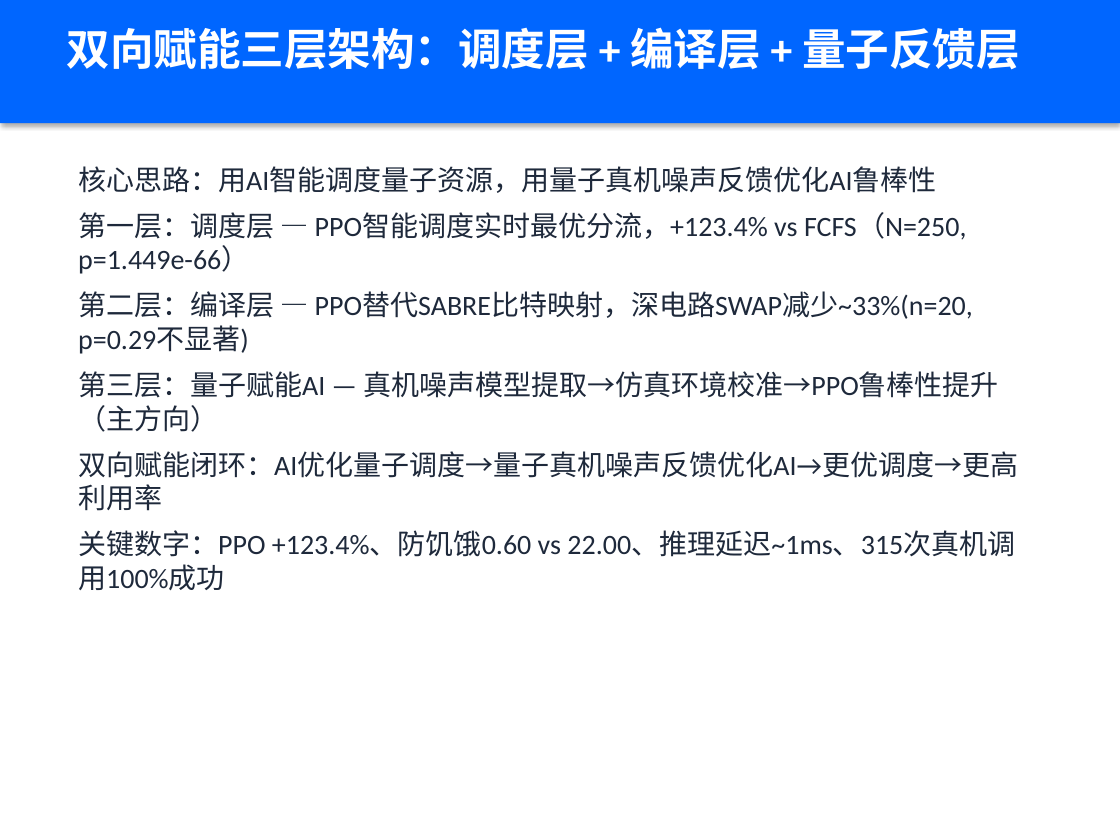
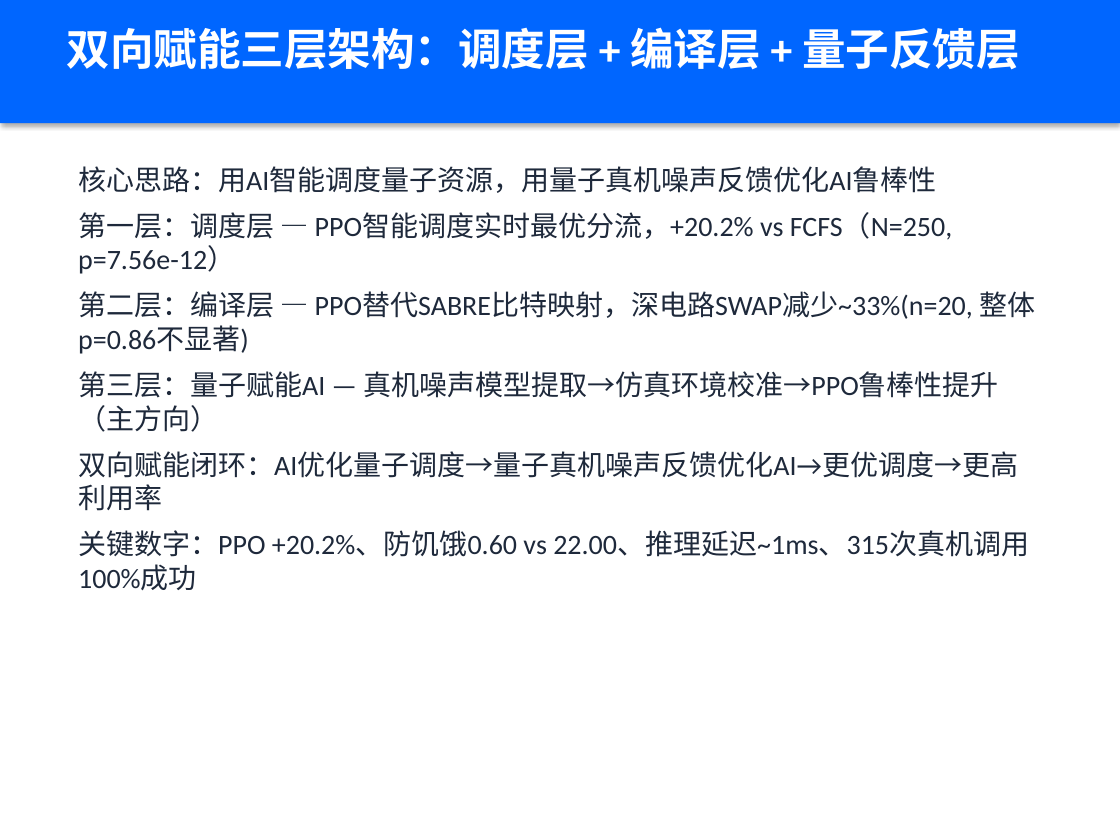
Before and after one commit to xiabai2008/quantum-rl-scheduler, a slide deck: slide 3 of deliverable_models/答辩PPT.pptx. Drawn at 1120x840 pixels with LibreOffice and Linux fonts; fonts in the diff are those of the drawing. Boxes give left, top, right and bottom in pixels: in the first picture for what was removed or moved away, otherwise in the second. Text is boxed around its words. In the diff, an @@ line names an element or a change of style, - is before the commit and + after.

```diff
--- a/deliverable_models/答辩PPT.pptx
+++ b/deliverable_models/答辩PPT.pptx
@@ text at bbox=[78, 212, 1035, 354]: text changed @@
-第一层：调度层 — PPO智能调度实时最优分流，+123.4% vs FCFS（N=250, p=1.449e-66）
-第二层：编译层 — PPO替代SABRE比特映射，深电路SWAP减少~33%(n=20, p=0.29不显著)
+第一层：调度层 — PPO智能调度实时最优分流，+20.2% vs FCFS（N=250, p=7.56e-12）
+第二层：编译层 — PPO替代SABRE比特映射，深电路SWAP减少~33%(n=20, 整体p=0.86不显著)
@@ text at bbox=[78, 530, 1029, 590]: text changed @@
-关键数字：PPO +123.4%、防饥饿0.60 vs 22.00、推理延迟~1ms、315次真机调用100%成功
+关键数字：PPO +20.2%、防饥饿0.60 vs 22.00、推理延迟~1ms、315次真机调用100%成功
```
Also in this commit, not shown: 7 other slides changed, 1 slide removed, 2 other files.
